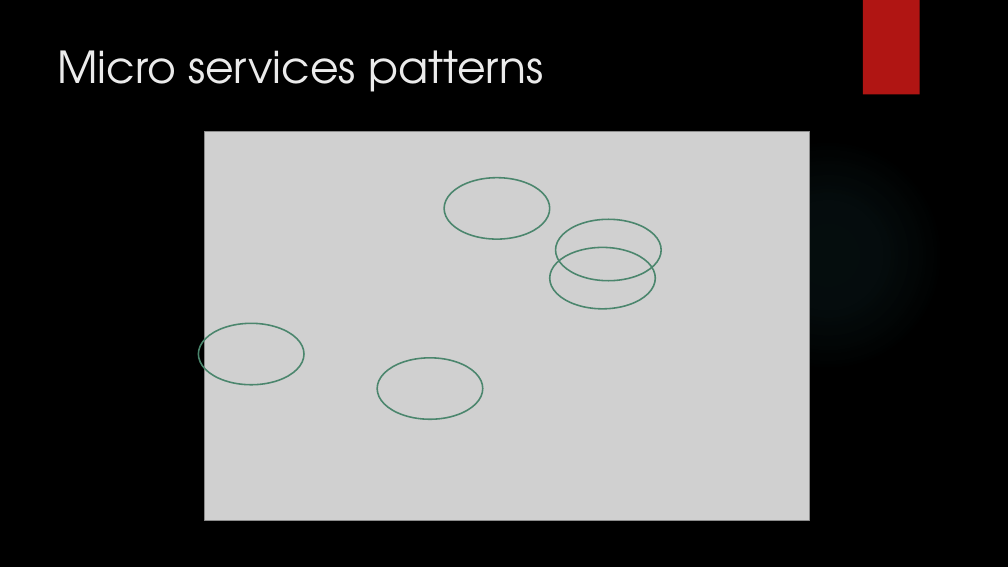
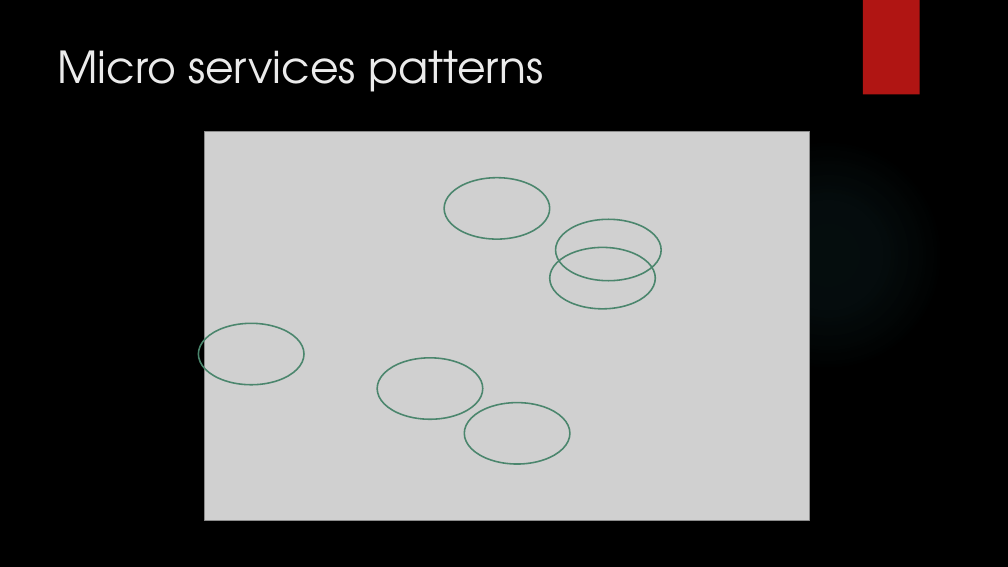
Before and after one commit to kenalexandersson/microservicestutorial, a slide deck: slide 6 of micro.pptx. Drawn at 1008x567 pixels with LibreOffice and Linux fonts; fonts in the diff are those of the drawing; grey boxes stand for pictures; background and template pictures are left out. Boxes give left, top, right and bottom in pixels: in the first picture for what was removed or moved away, otherwise in the second. Text is boxed around its words. In the diff, an @@ line names an element or a change of style, - is before the commit and + after.

Commit message:
Update pptx

```diff
--- a/micro.pptx
+++ b/micro.pptx
@@ ellipse added at bbox=[464, 403, 570, 464], outline #325948 3 pt @@
```
Also in this commit, not shown: 1 other slide changed, 7 slides added.
